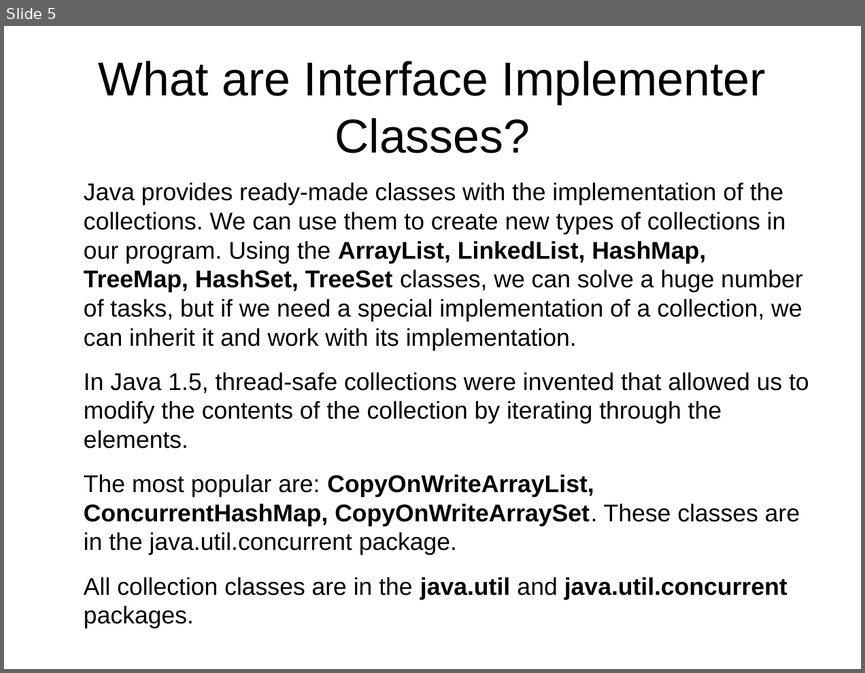
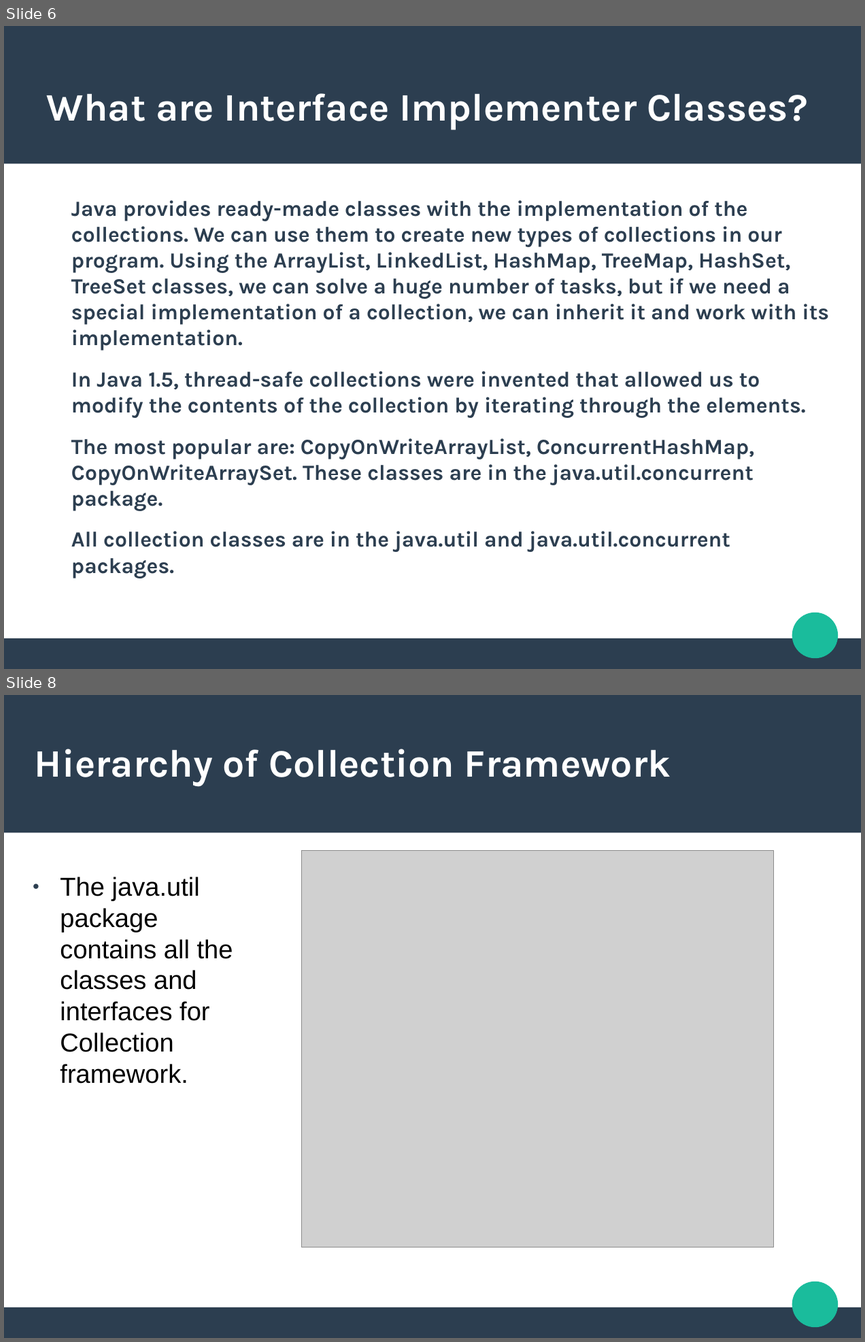
Before and after one commit to Armenuhi-Qocharyan/BB_TRAININGS, a slide deck: java/collections.odp. Shown one above the other, each under a label of ours: slide 5 before the commit, slides 6 and 8 after it; the slides between them are not shown. The pictures are 865x673 and 865x1342 pixels, drawn with LibreOffice and Linux fonts; fonts in the diff are those of the drawing; grey boxes stand for pictures. Boxes give left, top, right and bottom in pixels: in the first picture for what was removed or moved away, otherwise in the second. Text is boxed around its words. In the diff, an @@ line names an element or a change of style, - is before the commit and + after.

Commit message:
- Updated collections presentation.

```diff
--- a/java/collections.odp
+++ b/java/collections.odp
@@ slide 8 added at box(4, 695, 861, 1338), background #FFFFFF; not listed: 3 template elements that a slide beside it also shows @@
@@ title added at box(35, 749, 670, 786), 36 pt, text #FFFFFF, bold @@
+Hierarchy of Collection Framework
@@ picture added at box(302, 851, 774, 1247) @@
@@ rectangle added at box(16, 867, 253, 1239), fill #FFFFFF, outline #FFFFFF 0 pt, 24 pt, text #000000 @@
+● The java.util package contains all the classes and interfaces for Collection framework.
@@ what was slide 5 is now slide 6 @@
@@ slide 6 changed as well @@
@@ rectangle added at box(4, 26, 861, 163), fill #2C3E50 @@
@@ title "What are Interface Implementer Classes?" at box(47, 93, 808, 129): size 44 to 36 pt, font Arial to Karla, text colour #000000 to #FFFFFF, bold on; alignment centre to left @@
@@ text "Java provides ready-made classes with ...": place and size @@
-text "Java provides ready-made classes with ..." at box(84, 182, 809, 628)
+text "Java provides ready-made classes with ..." at box(71, 200, 829, 577)
@@ text "Java provides ready-made classes with ..." at box(71, 200, 829, 577): size 22.4 to 20 pt, font Arial to Karla, text colour #000000 to #2C3E50; bold on in "Java provides ready-made classes with the implementation ...", "In Java 1.5, thread-safe collections were invented ...", "The most popular are: CopyOnWriteArraySet. These classes ...", "All collection classes are in the and ..." @@
@@ ellipse added at box(792, 612, 838, 658), fill #1ABC9C @@
@@ rectangle added at box(4, 638, 861, 668), fill #2C3E50 @@
```
Also in this commit, not shown: 14 other slides changed, 4 other slides added, 1 slide removed.
